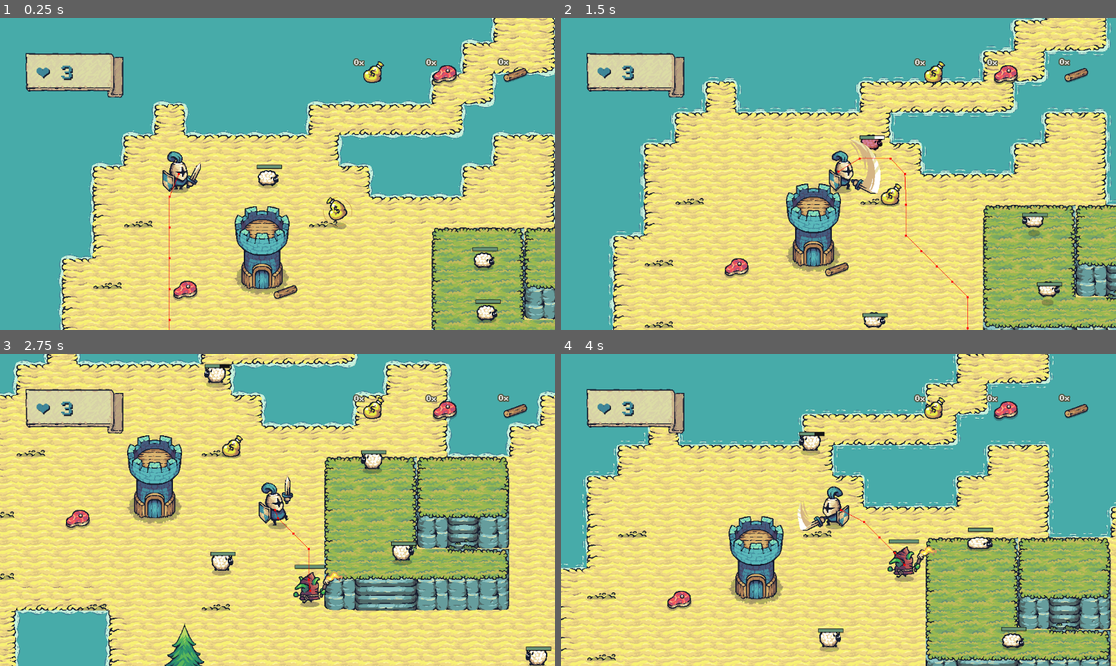
Above: before the commit, frames 1-4 (two rows, left to right).
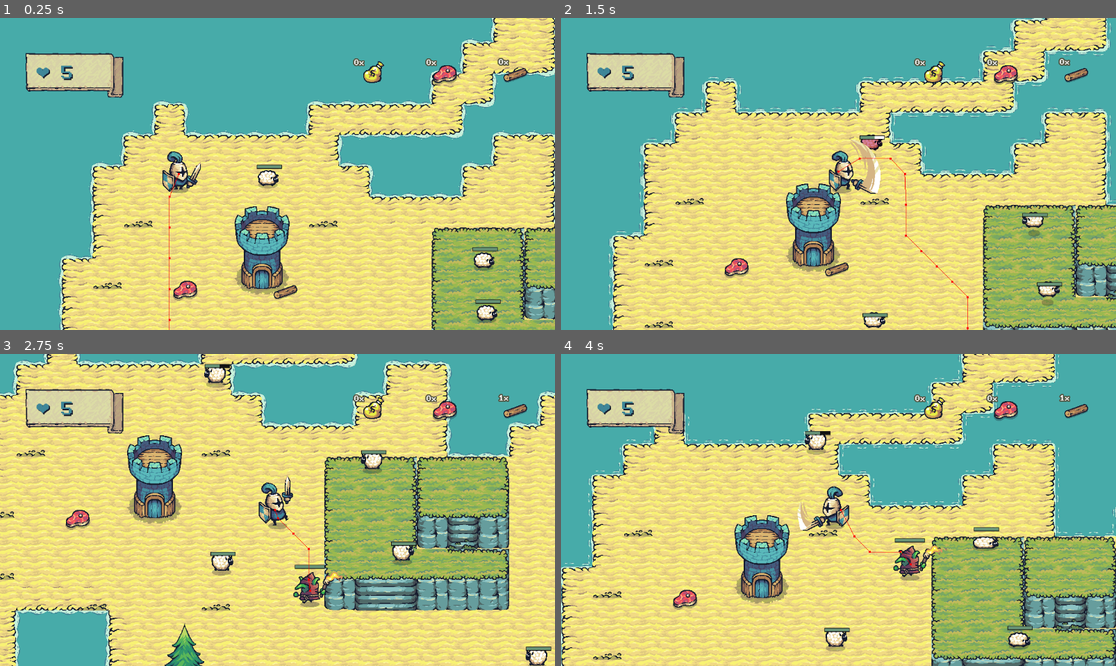
Above: after the commit, the same moments.

Repository: fenath/tower-guard
Game: Godot game, scene res://scenes/main2.tscn
Same seed, same stepped clock (60 frames per second), same inputs: the game is played once before the commit and once after it. This scene is started directly instead of the project's main scene.
Inputs:
- Up to frame 1 (0.25 s): no input
- Up to frame 2 (1.5 s): hold Right (ui_right) 0.53-1.28 s; hold Z (attack) 0.53-1.28 s; hold Down (ui_down) from 1.28 s (still down); tap Z (attack) at 1.35 s
- Up to frame 3 (2.75 s): release Down (ui_down) at 2.03 s; hold Right (ui_right) from 2.03 s (still down); hold Z (attack) from 2.03 s (still down)
- Up to frame 4 (4 s): release Right (ui_right) at 2.78 s; release Z (attack) at 2.78 s; hold Up (ui_up) 2.78-3.53 s; tap Z (attack) at 2.85 s; hold Left (ui_left) from 3.53 s (still down); hold Z (attack) from 3.53 s (still down)

The runs differ from the first frame. In frame 1, 0.3% of the frame differs, in the area x 11-64%, y 15-68%; in frame 2, 0.2%; in frame 3, 0.2%; in frame 4, 29%, in the area x 0-100%, y 0-100%.

Commit message:
adiciona o level_loader e remove item desnecessário
item desnecessario: gold entity, ele não é o verdadeiro gold (sus)

Diff:
--- a/scenes/main2.tscn
+++ b/scenes/main2.tscn
@@ -6,83 +6,13 @@
 [ext_resource type="PackedScene" uid="uid://dsb8p4ysfqkdi" path="res://prefabs/meat.tscn" id="4_j4sou"]
 [ext_resource type="PackedScene" uid="uid://buky2dgx2kia3" path="res://prefabs/gold.tscn" id="5_lird1"]
 [ext_resource type="PackedScene" uid="uid://br5nrp3rtcimi" path="res://prefabs/wood.tscn" id="6_e1nba"]
-[ext_resource type="Script" path="res://scripts/gold_entity.gd" id="7_30a1u"]
-[ext_resource type="Texture2D" uid="uid://bunj2btgrwyu3" path="res://assets/Resources/Resources/G_Idle.png" id="8_brpc1"]
-[ext_resource type="Texture2D" uid="uid://cco37rio8rbnf" path="res://assets/Resources/Resources/G_Spawn.png" id="9_blofc"]
 [ext_resource type="PackedScene" uid="uid://bm5i5qwn085kf" path="res://prefabs/tree.tscn" id="10_vgh7n"]
 [ext_resource type="PackedScene" uid="uid://bou6rky8jvdmr" path="res://prefabs/sheep.tscn" id="11_qcn54"]
 [ext_resource type="PackedScene" uid="uid://cxmx3j8krviw5" path="res://scenes/menus/pause_menu.tscn" id="12_lck56"]
 [ext_resource type="PackedScene" uid="uid://ciuv5atqspy81" path="res://scenes/menus/game_over_screen.tscn" id="13_5ve4u"]
 [ext_resource type="PackedScene" uid="uid://bbi36alg8c4eu" path="res://prefabs/mine.tscn" id="14_gre77"]
 [ext_resource type="PackedScene" uid="uid://cqndhocdt7dso" path="res://prefabs/enemy.tscn" id="15_3qtro"]
-
-[sub_resource type="CircleShape2D" id="CircleShape2D_uk4ba"]
-radius = 25.0
-
-[sub_resource type="AtlasTexture" id="AtlasTexture_6x4rj"]
-atlas = ExtResource("9_blofc")
-region = Rect2(0, 0, 128, 128)
-
-[sub_resource type="AtlasTexture" id="AtlasTexture_h7krr"]
-atlas = ExtResource("9_blofc")
-region = Rect2(128, 0, 128, 128)
-
-[sub_resource type="AtlasTexture" id="AtlasTexture_yfmud"]
-atlas = ExtResource("9_blofc")
-region = Rect2(256, 0, 128, 128)
-
-[sub_resource type="AtlasTexture" id="AtlasTexture_h0f6a"]
-atlas = ExtResource("9_blofc")
-region = Rect2(384, 0, 128, 128)
-
-[sub_resource type="AtlasTexture" id="AtlasTexture_kakst"]
-atlas = ExtResource("9_blofc")
-region = Rect2(512, 0, 128, 128)
-
-[sub_resource type="AtlasTexture" id="AtlasTexture_2nas8"]
-atlas = ExtResource("9_blofc")
-region = Rect2(640, 0, 128, 128)
-
-[sub_resource type="AtlasTexture" id="AtlasTexture_hngpd"]
-atlas = ExtResource("9_blofc")
-region = Rect2(768, 0, 128, 128)
-
-[sub_resource type="SpriteFrames" id="SpriteFrames_ouhmi"]
-animations = [{
-"frames": [{
-"duration": 1.0,
-"texture": ExtResource("8_brpc1")
-}],
-"loop": true,
-"name": &"idle",
-"speed": 5.0
-}, {
-"frames": [{
-"duration": 1.0,
-"texture": SubResource("AtlasTexture_6x4rj")
-}, {
-"duration": 1.0,
-"texture": SubResource("AtlasTexture_h7krr")
-}, {
-"duration": 1.0,
-"texture": SubResource("AtlasTexture_yfmud")
-}, {
-"duration": 1.0,
-"texture": SubResource("AtlasTexture_h0f6a")
-}, {
-"duration": 1.0,
-"texture": SubResource("AtlasTexture_kakst")
-}, {
-"duration": 1.0,
-"texture": SubResource("AtlasTexture_2nas8")
-}, {
-"duration": 1.0,
-"texture": SubResource("AtlasTexture_hngpd")
-}],
-"loop": false,
-"name": &"spawn",
-"speed": 10.0
-}]
+[ext_resource type="PackedScene" uid="uid://c671dawbw8t08" path="res://scenes/components/level_loader.tscn" id="16_ucplp"]
 
 [node name="main" type="Node2D"]
 y_sort_enabled = true
@@ -105,20 +35,6 @@
 
 [node name="wood" parent="resources" instance=ExtResource("6_e1nba")]
 position = Vector2(593, 688)
-
-[node name="GoldEntity" type="StaticBody2D" parent="." groups=["resources"]]
-position = Vector2(565, 608)
-script = ExtResource("7_30a1u")
-
-[node name="CollisionShape2D" type="CollisionShape2D" parent="GoldEntity"]
-position = Vector2(6, 9)
-shape = SubResource("CircleShape2D_uk4ba")
-
-[node name="AnimatedSprite2D" type="AnimatedSprite2D" parent="GoldEntity"]
-sprite_frames = SubResource("SpriteFrames_ouhmi")
-animation = &"spawn"
-frame = 6
-frame_progress = 1.0
 
 [node name="Tree" parent="." instance=ExtResource("10_vgh7n")]
 position = Vector2(603, 1014)
@@ -179,3 +95,10 @@
 
 [node name="enemy" parent="." instance=ExtResource("15_3qtro")]
 position = Vector2(1228, 1122)
+
+[node name="LevelLoader" parent="." node_paths=PackedStringArray("hud", "main_scene", "player_node", "game_over_screen", "world_tiles") instance=ExtResource("16_ucplp")]
+hud = NodePath("../CanvasLayer/Hud")
+main_scene = NodePath("..")
+player_node = NodePath("../player")
+game_over_screen = NodePath("../CanvasLayer2/GameOverScreen")
+world_tiles = NodePath("../World")
Not shown: 1 places in scenes/main2.tscn that only renumber resources
